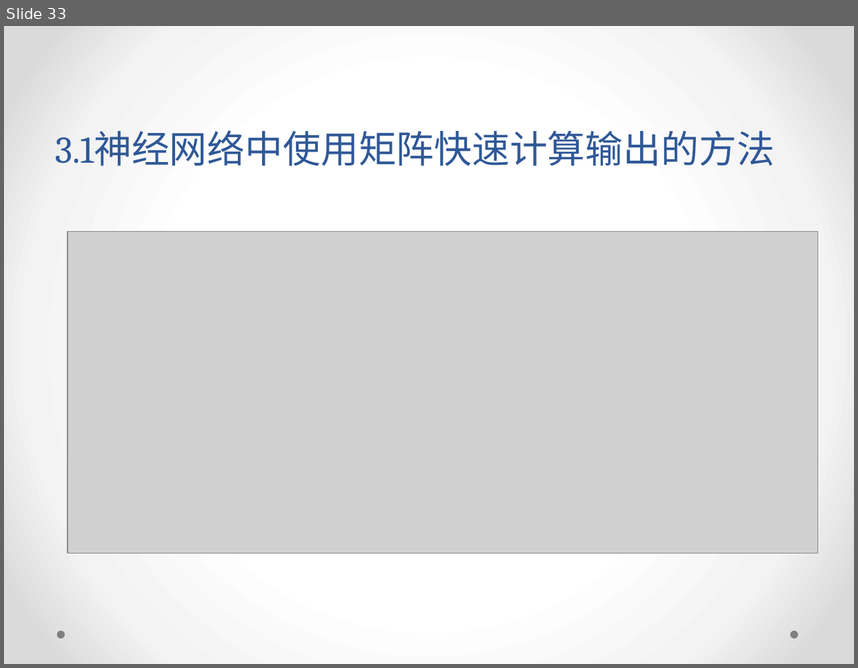
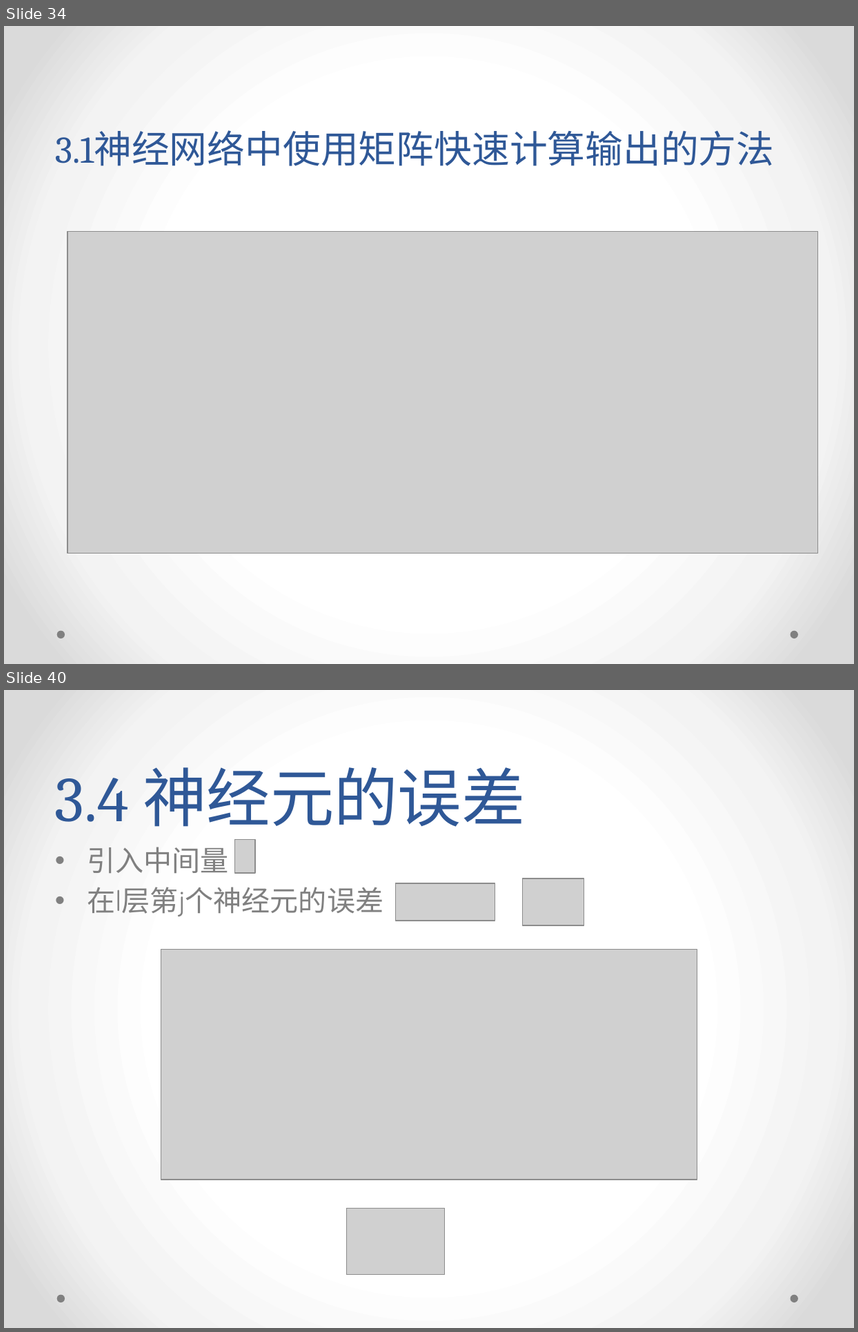
Before and after one commit to yish0000/neuralnetwork, a slide deck: 深度学习数学原理初探.pptx. Shown one above the other, each under a label of ours: slide 33 before the commit, slides 34 and 40 after it; the slides between them are not shown. The pictures are 858x668 and 858x1332 pixels, drawn with LibreOffice and Linux fonts; fonts in the diff are those of the drawing; grey boxes stand for pictures; background and template pictures are left out. Boxes give left, top, right and bottom in pixels: in the first picture for what was removed or moved away, otherwise in the second. Text is boxed around its words. In the diff, an @@ line names an element or a change of style, - is before the commit and + after.

```diff
--- a/深度学习数学原理初探.pptx
+++ b/深度学习数学原理初探.pptx
@@ slide 40 added at [4,690,854,1328], background gradient #FFFFFF to #F4F4F4 to #DADADA; not listed: 2 template elements that a slide beside it also shows @@
@@ title added at [55,767,525,827], 54 pt, text #2F5897 @@
+3.4 神经元的误差
@@ text added at [87,847,383,916], 24 pt, text #808080 @@
+• 引入中间量
+• 在l层第j个神经元的误差
@@ picture added at [235,840,256,874] @@
@@ picture added at [396,883,495,920] @@
@@ picture added at [523,879,584,925] @@
@@ picture added at [161,949,697,1180] @@
@@ picture added at [346,1208,445,1274] @@
@@ what was slide 33 is now slide 34 @@
```
Also in this commit, not shown: 3 slides changed, 23 other slides added.
